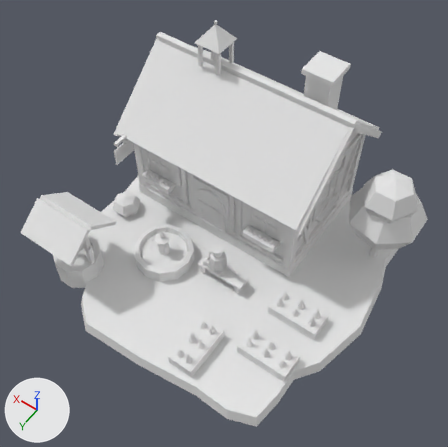
The FBX model Assets/Village/Models/Village_House_Healing.fbx: old version first, new version second.
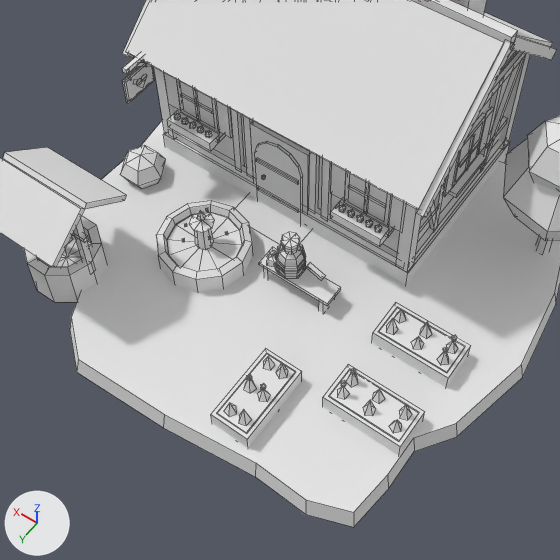
Old and new are each drawn whole from a 50 mm lens placed at (-6.62, 9.65, 16.48), pointed at (-0.18, 0.63, 2.3) and again close up on the part from 8% to 86% of the width and 23% to 100% of the height. The axes (+X, +Y, +Z) are drawn at lower left. The lights are the same throughout. The last two pictures show the newer version. The close-ups show mesh edges as thin lines. Where no turn or scale is listed for an object, it has been applied to the vertices.

Script lines for the objects in view, before the commit:
```python
me_village_house_healing = bpy.data.meshes.new('Village_House_Healing')
me_village_house_healing.from_pydata(...)  # 1846 vertices, 1547 faces; spans x -4.88..4.9, y -4.78..4.73, z -0.9..6.5
# faces by material slot: [1304, 102, 16, 100, 15, 10]
me_village_house_healing.materials.append(mat_polygonfantasykingdom_mat_01_a)  # its picture is missing
me_village_house_healing.materials.append(mat_polygonfantasykingdom_mat_castle_wall)  # its picture is missing
me_village_house_healing.materials.append(mat_village_wall_stucco)  # its picture is missing
me_village_house_healing.materials.append(mat_village_stainedglass)  # its picture is missing
me_village_house_healing.materials.append(mat_polygonfantasykingdom_mat_castle_roof)  # its picture is missing
me_village_house_healing.materials.append(mat_village_roof_slat_brown)  # its picture is missing
ob_village_house_healing = bpy.data.objects.new('Village_House_Healing', me_village_house_healing)
ob_village_house_healing.location = (0.0, 0.0, 0.0)
```
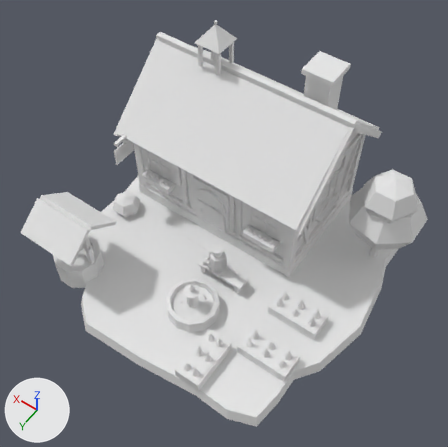
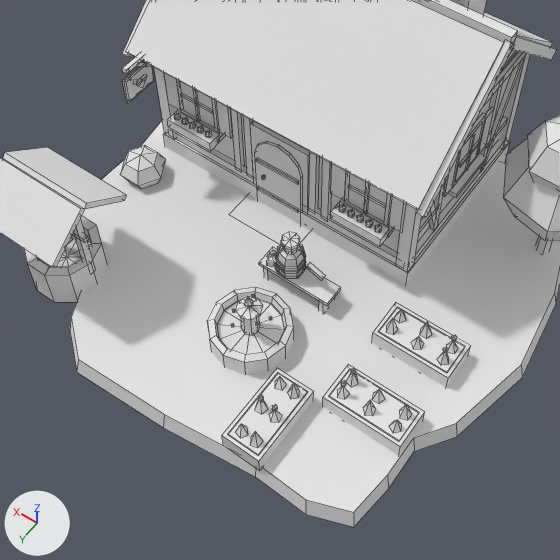
The change, as a list of edits to the scene's bpy script:
```text
Change me_village_house_healing:
    where me_village_house_healing.from_pydata(...)  # 1846 vertices, 1547 faces; spans x -4.88..4.9, y -4.78..4.73, z -0.9..6.5
    used by ob_village_house_healing; location = (0.0, 0.0, 0.0)
    me_village_house_healing part 1: the loose piece of 8 vertices spanning x -1.6..-0.8, y 2.6..4.2, z 0.0..0.4 is moved by (-0.4, 0.2, 0.0)
    me_village_house_healing part 2: the loose piece of 8 vertices spanning x -1.53..-0.88, y 2.68..4.12, z 0.38..0.42 is moved by (-0.4, 0.2, 0.0)
    me_village_house_healing part 3: the loose piece of 6 vertices spanning x -1.15..-0.93, y 2.74..2.96, z 0.42..0.72 is moved by (-0.4, 0.2, 0.0)
    me_village_house_healing part 4: the loose piece of 6 vertices spanning x -1.16..-0.93, y 3.28..3.5, z 0.42..0.82 is moved by (-0.4, 0.2, 0.0)
    me_village_house_healing part 5: the loose piece of 12 vertices spanning x -1.09..-1.0, y 3.35..3.45, z 0.72..0.84 is moved by (-0.4, 0.2, 0.0)
    me_village_house_healing part 6: the loose piece of 6 vertices spanning x -1.17..-0.95, y 3.83..4.06, z 0.42..0.72 is moved by (-0.4, 0.2, 0.0)
    me_village_house_healing part 7: the loose piece of 6 vertices spanning x -1.47..-1.24, y 2.74..2.97, z 0.42..0.82 is moved by (-0.4, 0.2, 0.0)
    me_village_house_healing part 8: the loose piece of 17 vertices spanning x -1.46..-1.23, y 3.3..3.52, z 0.42..0.84 is moved by (-0.4, 0.2, 0.0)
    me_village_house_healing part 9: the loose piece of 6 vertices spanning x -1.45..-1.23, y 3.83..4.06, z 0.42..0.82 is moved by (-0.4, 0.2, 0.0)
    me_village_house_healing part 10: the loose piece of 48 vertices spanning x 0.65..2.55, y 0.45..2.35, z -0.2..0.55 is scaled about its middle by (0.841, 0.841, 1), then moved by (-1.9, 1.0, 0.0)
    me_village_house_healing part 11: the loose piece of 13 vertices spanning x 0.85..2.35, y 0.65..2.15, z 0.38 is scaled about its middle by (0.84, 0.84, 0.929), then moved by (-1.9, 1.0, 0.0)
    me_village_house_healing part 12: the loose piece of 32 vertices spanning x 1.35..1.85, y 1.15..1.65, z 0.38..1.42 is moved by (-1.9, 1.0, 0.0)
```

Where the change shows, as pixel boxes (x1, y1, x2, y2) in the close-ups (560 x 560 px; the box of a moved part takes in the faces that stretch with it):
part 1 of me_village_house_healing, moved or reshaped
    before: (211, 349, 302, 448)
    after: (222, 368, 314, 471)
part 2 of me_village_house_healing, moved or reshaped
    before: (217, 353, 296, 433)
    after: (228, 373, 308, 455)
part 3 of me_village_house_healing, moved or reshaped
    before: (263, 357, 275, 370)
    after: (275, 377, 287, 390)
part 4 of me_village_house_healing, moved or reshaped
    before: (244, 379, 257, 393)
    after: (255, 400, 268, 414)
part 5 of me_village_house_healing, moved or reshaped
    before: (247, 374, 252, 381)
    after: (258, 395, 264, 402)
part 6 of me_village_house_healing, moved or reshaped
    before: (224, 403, 237, 417)
    after: (235, 424, 248, 438)
part 7 of me_village_house_healing, moved or reshaped
    before: (276, 363, 288, 379)
    after: (287, 383, 300, 399)
part 8 of me_village_house_healing, moved or reshaped
    before: (258, 383, 270, 401)
    after: (269, 404, 282, 422)
part 9 of me_village_house_healing, moved or reshaped
    before: (239, 409, 251, 426)
    after: (250, 431, 263, 447)
part 10 of me_village_house_healing, moved or reshaped
    before: (156, 201, 253, 292)
    after: (207, 287, 294, 374)
part 11 of me_village_house_healing, moved or reshaped
    before: (167, 212, 242, 271)
    after: (217, 300, 285, 354)
part 12 of me_village_house_healing, moved or reshaped
    before: (189, 210, 215, 250)
    after: (235, 296, 263, 335)
